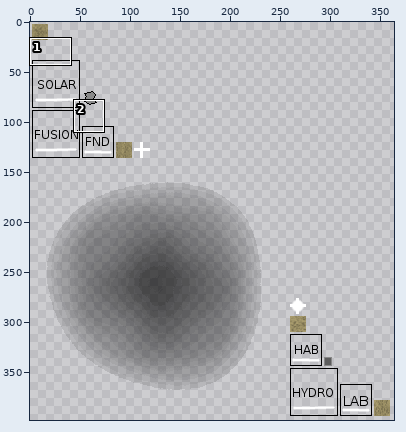
Sprite sheet, stored at core/assets/main.png. Above, an overview of the earlier version with the close-up marked.
Close-up. Earlier state:
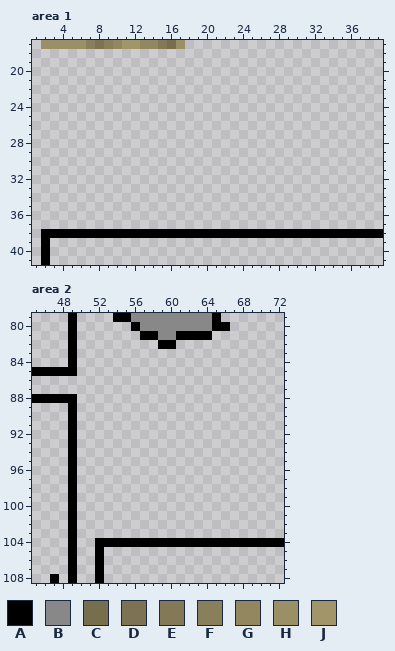
The file is 512x512 pixels. Pixels under 10% opacity are left out. Colours within 5 levels of each other are drawn and written as one. Shown: area 1: x 1..39, y 17..41; area 2: x 45..72, y 79..108. The old version is drawn lined up with the new one. The wide view leaves out empty margins.
Palette (. is transparent): A #000000  B #888888  C #776e4e  D #7d7352  E #837956  F #897f5a  G #92875f  H #9b8f65  J #a19569
Pixels before, area 1, first column x 2:
17 HHHHHFDFGJJGGECH......................
18 ......................................
19 ......................................
20 ......................................
21 ......................................
22 ......................................
23 ......................................
24 ......................................
25 ......................................
26 ......................................
27 ......................................
28 ......................................
29 ......................................
30 ......................................
31 ......................................
32 ......................................
33 ......................................
34 ......................................
35 ......................................
36 ......................................
37 ......................................
38 AAAAAAAAAAAAAAAAAAAAAAAAAAAAAAAAAAAAAA
39 A.....................................
40 A.....................................
41 A.....................................
Pixels before, area 2, first column x 45:
 79 ....A....AABBBBBBBBBA.......
 80 ....A......ABBBBBBBBAA......
 81 ....A.......AABBAAAA........
 82 ....A.........AA............
 83 ....A.......................
 84 ....A.......................
 85 AAAAA.......................
 86 ............................
 87 ............................
 88 AAAAA.......................
 89 ....A.......................
 90 ....A.......................
 91 ....A.......................
 92 ....A.......................
 93 ....A.......................
 94 ....A.......................
 95 ....A.......................
 96 ....A.......................
 97 ....A.......................
 98 ....A.......................
 99 ....A.......................
100 ....A.......................
101 ....A.......................
102 ....A.......................
103 ....A.......................
104 ....A..AAAAAAAAAAAAAAAAAAAAA
105 ....A..A....................
106 ....A..A....................
107 ....A..A....................
108 ..A.A..A....................
The result:
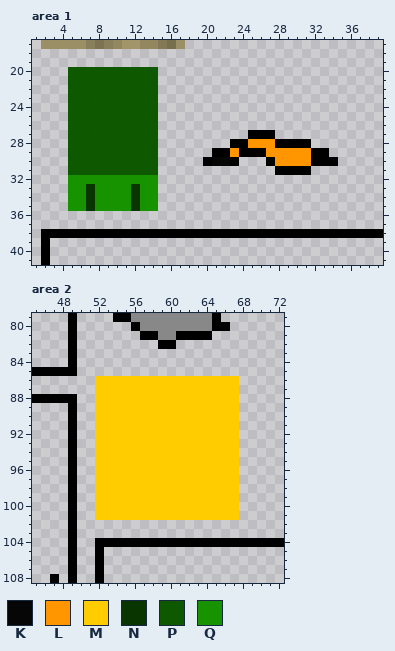
Colours new in this view: K #000000f7  L #ff9600  M #ffcc00  N #093500  P #0e5800  Q #189300
Edits made:
drawings rearranged on the sheet (the old picture shows each at its new place; 2 dropped ones are not shown)
Area 1:
Colour A now appears in row 27 at x 25 to 27; in row 28 at x 23 to 24 and 28 to 31; in row 29 at x 21 to 22, 24 to 26 and 32 to 33; in row 30 at x 20, 23, 27 and 32 to 34; in row 31 at x 28 to 31.
Colour K now appears in row 30 at x 21 to 22.
Colour L now appears in row 28 at x 25 to 27; in row 29 at x 23 and 27 to 31; in row 30 at x 28 to 31.
Colour N now appears in rows 33 to 35 at x 7 and 12.
Colour P now appears in rows 20 to 31 at x 5 to 14.
Colour Q now appears in row 32 at x 5 to 14; in rows 33 to 35 at x 5 to 6, 8 to 11 and 13 to 14.
Area 2:
Colour M now appears in rows 86 to 101 at x 52 to 67.
